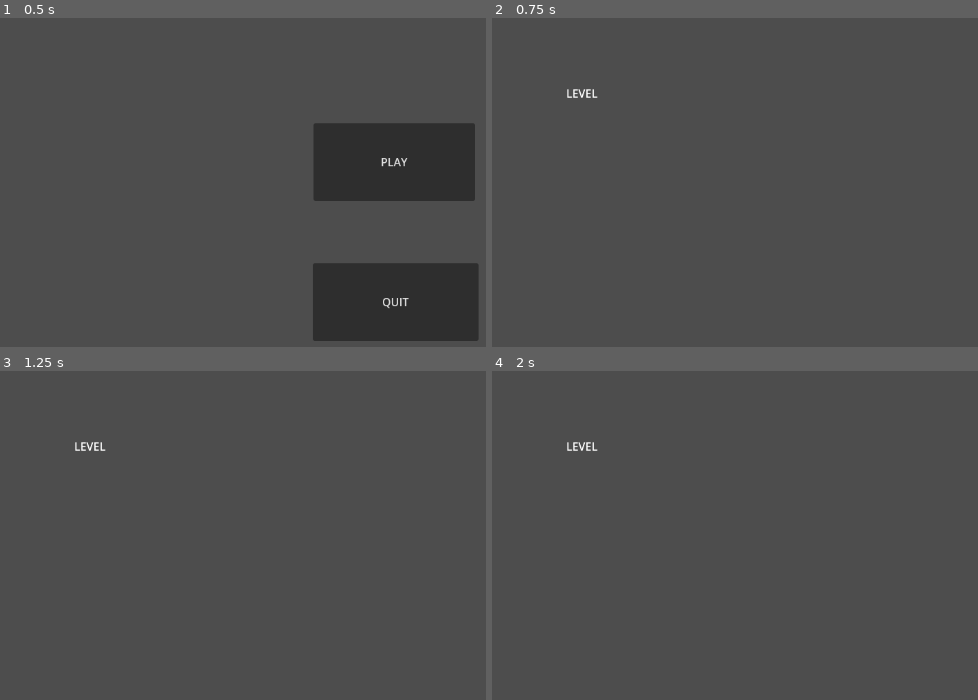
Above: before the commit, frames 1-4 (two rows, left to right).
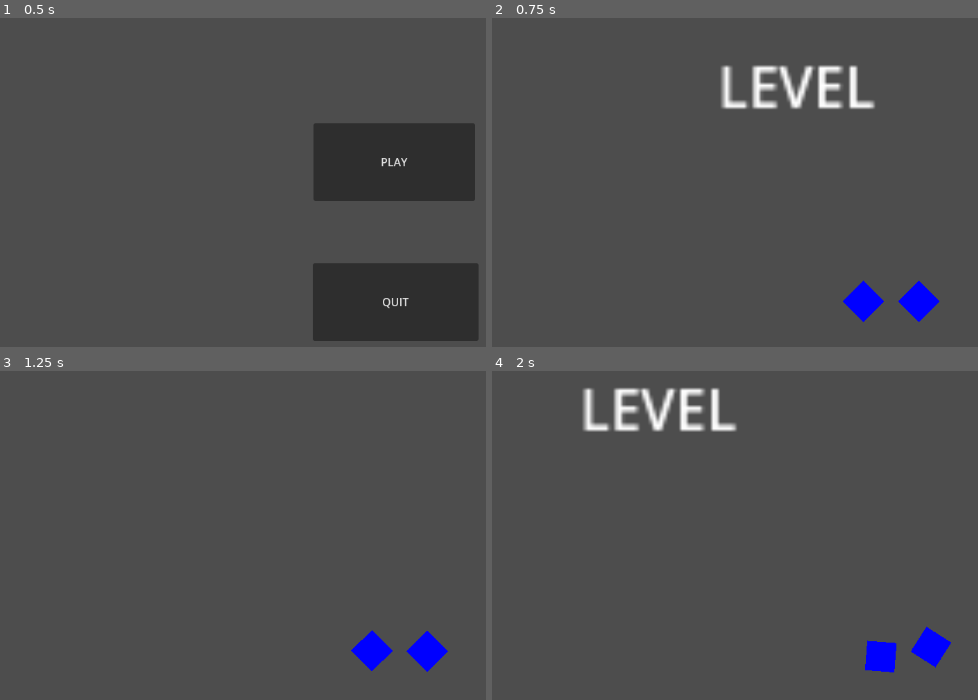
Above: after the commit, the same moments.

Repository: ElectroCubic/gmtk_2024_game_jam
Game: Godot game, scene res://scenes/main.tscn
The game is run twice, just before and just after one commit, with the same random seed, the same clock (stepped at 60 frames per second) and the same inputs.
Inputs:
- Up to frame 1 (0.5 s): no input
- Up to frame 2 (0.75 s): click "PLAY" at 0.5 s
- Up to frame 3 (1.25 s): no input
- Up to frame 4 (2 s): hold D (Forward, bound only after the commit) from 1.28 s (still down); hold Space (IncreaseTyreSize, bound only after the commit) from 1.28 s (still down)

Frame 1 is identical in both runs. In frame 2, 3.5% of the frame differs, in the area x 15-93%, y 14-93%; in frame 3, 1.2%; in frame 4, 3.5%, in the area x 15-95%, y 5-92%.

Commit message:
Added Car + Tyre Size Changing Mechanic

Diff:
--- a/project.godot
+++ b/project.godot
@@ -15,6 +15,38 @@
 config/features=PackedStringArray("4.2", "GL Compatibility")
 config/icon="res://icon.svg"
 
+[filesystem]
+
+import/blender/enabled=false
+
+[input]
+
+IncreaseTyreSize={
+"deadzone": 0.5,
+"events": [Object(InputEventKey,"resource_local_to_scene":false,"resource_name":"","device":-1,"window_id":0,"alt_pressed":false,"shift_pressed":false,"ctrl_pressed":false,"meta_pressed":false,"pressed":false,"keycode":0,"physical_keycode":32,"key_label":0,"unicode":32,"echo":false,"script":null)
+]
+}
+Forward={
+"deadzone": 0.5,
+"events": [Object(InputEventKey,"resource_local_to_scene":false,"resource_name":"","device":-1,"window_id":0,"alt_pressed":false,"shift_pressed":false,"ctrl_pressed":false,"meta_pressed":false,"pressed":false,"keycode":0,"physical_keycode":68,"key_label":0,"unicode":100,"echo":false,"script":null)
+, Object(InputEventKey,"resource_local_to_scene":false,"resource_name":"","device":-1,"window_id":0,"alt_pressed":false,"shift_pressed":false,"ctrl_pressed":false,"meta_pressed":false,"pressed":false,"keycode":0,"physical_keycode":4194321,"key_label":0,"unicode":0,"echo":false,"script":null)
+]
+}
+Backward={
+"deadzone": 0.5,
+"events": [Object(InputEventKey,"resource_local_to_scene":false,"resource_name":"","device":-1,"window_id":0,"alt_pressed":false,"shift_pressed":false,"ctrl_pressed":false,"meta_pressed":false,"pressed":false,"keycode":0,"physical_keycode":65,"key_label":0,"unicode":97,"echo":false,"script":null)
+, Object(InputEventKey,"resource_local_to_scene":false,"resource_name":"","device":-1,"window_id":0,"alt_pressed":false,"shift_pressed":false,"ctrl_pressed":false,"meta_pressed":false,"pressed":false,"keycode":0,"physical_keycode":4194319,"key_label":0,"unicode":0,"echo":false,"script":null)
+]
+}
+
+[layer_names]
+
+2d_physics/layer_1="Car"
+2d_physics/layer_2="Tyre"
+2d_physics/layer_3="Terrain"
+2d_physics/layer_4="Obstacles"
+2d_physics/layer_5="Items and Zones"
+
 [rendering]
 
 renderer/rendering_method="gl_compatibility"
--- /dev/null
+++ b/scenes/car/car.gd
@@ -0,0 +1,25 @@
+extends RigidBody2D
+
+@onready var wheels := get_tree().get_nodes_in_group("Wheel")
+var SPEED: int = 60000
+const MAX_SPEED: int = 50
+const MAX_SCALE: Vector2 = Vector2(4,4)
+var speed_modifier: int = 10
+var scale_modifier: float = 0.1
+
+func _physics_process(delta):
+	if Input.is_action_pressed("Forward"):
+		for wheel in wheels:
+			if wheel.angular_velocity < MAX_SPEED:
+				wheel.apply_torque(SPEED * delta * speed_modifier)
+
+	if Input.is_action_pressed("Backward"):
+		for wheel in wheels:
+			if wheel.angular_velocity > -MAX_SPEED:
+				wheel.apply_torque(-SPEED * delta * speed_modifier)
+
+	if Input.is_action_pressed("IncreaseTyreSize"):
+		for wheel in wheels:
+			var wheel_collider = wheel.get_child(-1)
+			if wheel_collider.scale < MAX_SCALE:
+				wheel_collider.scale += Vector2(scale_modifier,scale_modifier)
--- /dev/null
+++ b/scenes/car/car_tyre.tscn
@@ -0,0 +1,15 @@
+[gd_scene load_steps=2 format=3 uid="uid://b1yvfon808vp6"]
+
+[sub_resource type="CircleShape2D" id="CircleShape2D_50d18"]
+radius = 6.0
+
+[node name="CarTyre" type="RigidBody2D" groups=["Wheel"]]
+collision_layer = 2
+collision_mask = 28
+
+[node name="Polygon2D" type="Polygon2D" parent="."]
+color = Color(0, 0, 1, 1)
+polygon = PackedVector2Array(0, -6, 6, 0, 0, 6, -6, 0)
+
+[node name="CollisionShape2D" type="CollisionShape2D" parent="."]
+shape = SubResource("CircleShape2D_50d18")
--- /dev/null
+++ b/scenes/car/player_car.tscn
@@ -0,0 +1,33 @@
+[gd_scene load_steps=3 format=3 uid="uid://b4v8skcxp864g"]
+
+[ext_resource type="PackedScene" uid="uid://b1yvfon808vp6" path="res://scenes/car/car_tyre.tscn" id="1_0120j"]
+[ext_resource type="Script" path="res://scenes/car/car.gd" id="1_dbkji"]
+
+[node name="PlayerCar" type="RigidBody2D"]
+collision_mask = 28
+gravity_scale = 0.15
+script = ExtResource("1_dbkji")
+
+[node name="CollisionPolygon2D" type="CollisionPolygon2D" parent="."]
+polygon = PackedVector2Array(-14, -7, 14, -7, 14, 7, -14, 7)
+
+[node name="FrontJoint" type="PinJoint2D" parent="."]
+position = Vector2(8, 17)
+node_a = NodePath("..")
+node_b = NodePath("FrontWheel")
+softness = 3.0
+
+[node name="FrontWheel" parent="FrontJoint" instance=ExtResource("1_0120j")]
+gravity_scale = 0.15
+
+[node name="BackJoint" type="PinJoint2D" parent="."]
+position = Vector2(-8, 17)
+node_a = NodePath("..")
+node_b = NodePath("BackWheel")
+softness = 3.0
+
+[node name="BackWheel" parent="BackJoint" instance=ExtResource("1_0120j")]
+gravity_scale = 0.15
+
+[node name="Camera2D" type="Camera2D" parent="."]
+zoom = Vector2(5, 5)
--- a/scenes/level/level.tscn
+++ b/scenes/level/level.tscn
@@ -1,10 +1,29 @@
-[gd_scene format=3 uid="uid://b2wffb05yag63"]
+[gd_scene load_steps=3 format=3 uid="uid://b2wffb05yag63"]
+
+[ext_resource type="PackedScene" uid="uid://dbjkn8x2c0lr1" path="res://scenes/obstacles/spikes.tscn" id="2_5hiq1"]
+[ext_resource type="PackedScene" uid="uid://b4v8skcxp864g" path="res://scenes/car/player_car.tscn" id="2_c4yqb"]
 
 [node name="Level" type="Node2D"]
 
 [node name="Label" type="Label" parent="."]
-offset_left = 107.0
-offset_top = 97.0
-offset_right = 275.0
-offset_bottom = 176.0
+offset_left = 52.0
+offset_top = 384.0
+offset_right = 220.0
+offset_bottom = 463.0
 text = "LEVEL"
+
+[node name="StaticBody2D" type="StaticBody2D" parent="."]
+position = Vector2(564, 487)
+collision_layer = 4
+collision_mask = 11
+
+[node name="CollisionPolygon2D" type="CollisionPolygon2D" parent="StaticBody2D"]
+position = Vector2(-8, -29)
+polygon = PackedVector2Array(-562, -84, -496, 33, -356, 34, -246, 51, -101, -20, -100, 53, -62, 52, -63, -21, -24, -21, -23, 51, 18, 51, 17, -23, 55, -24, 59, 48, 99, 48, 95, -25, 134, -27, 139, 46, 176, 46, 173, -31, 381, 29, 486, 11, 514, -69, 701, -146, 866, -150, 871, -62, 894, 146, -565, 158)
+
+[node name="PlayerCar" parent="." instance=ExtResource("2_c4yqb")]
+position = Vector2(102, 439)
+
+[node name="StaticBody2D2" parent="." instance=ExtResource("2_5hiq1")]
+position = Vector2(269, 504)
+rotation = 0.162192
--- /dev/null
+++ b/scenes/obstacles/spikes.gd
@@ -0,0 +1,10 @@
+extends StaticBody2D
+
+const MIN_SCALE: Vector2 = Vector2(1,1)
+
+func _on_spike_area_body_entered(body):
+
+	#print(body.is_in_group("Wheel"))
+	if body.is_in_group("Wheel"):
+		if body.get_child(-1).scale > MIN_SCALE:
+			body.get_child(-1).scale -= Vector2(0.4,0.4)
--- /dev/null
+++ b/scenes/obstacles/spikes.tscn
@@ -0,0 +1,22 @@
+[gd_scene load_steps=2 format=3 uid="uid://dbjkn8x2c0lr1"]
+
+[ext_resource type="Script" path="res://scenes/obstacles/spikes.gd" id="1_0c4v0"]
+
+[node name="Spikes" type="StaticBody2D" groups=["Spikes"]]
+scale = Vector2(1.01112, 1.01277)
+collision_layer = 8
+collision_mask = 15
+script = ExtResource("1_0c4v0")
+
+[node name="CollisionPolygon2D" type="CollisionPolygon2D" parent="."]
+polygon = PackedVector2Array(-28.6809, 0, 26.703, 0, 18.791, -20.7351, 6.92299, -2.96216, -1.978, -20.7351, -9.88998, -2.96216, -20.769, -20.7351)
+
+[node name="SpikeArea" type="Area2D" parent="."]
+collision_layer = 16
+collision_mask = 2
+
+[node name="CollisionPolygon2D" type="CollisionPolygon2D" parent="SpikeArea"]
+visible = false
+polygon = PackedVector2Array(-28.6809, 0, 26.703, 0, 18.791, -20.7351, 6.92299, -2.96216, -1.978, -20.7351, -9.88998, -2.96216, -20.769, -20.7351)
+
+[connection signal="body_entered" from="SpikeArea" to="." method="_on_spike_area_body_entered"]
